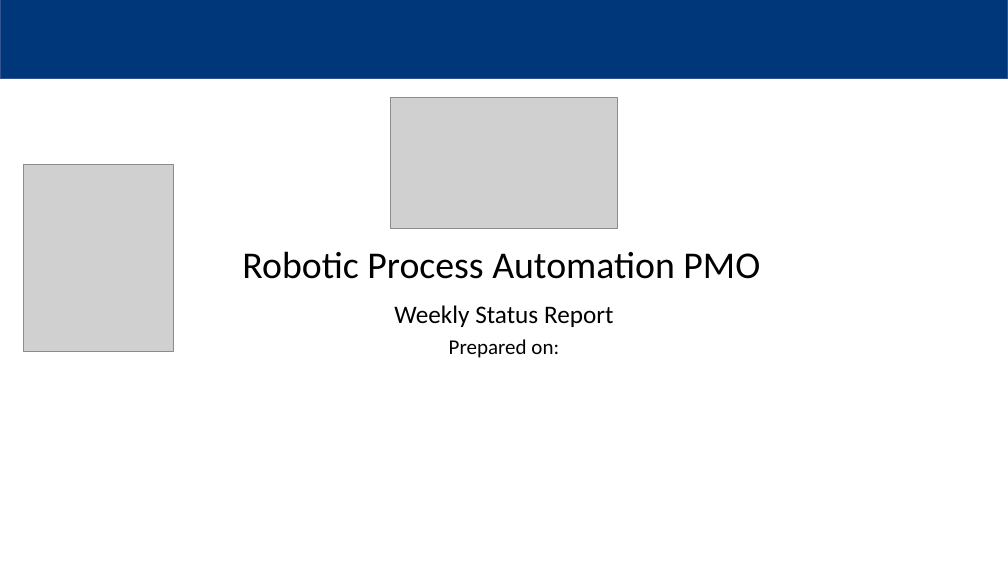
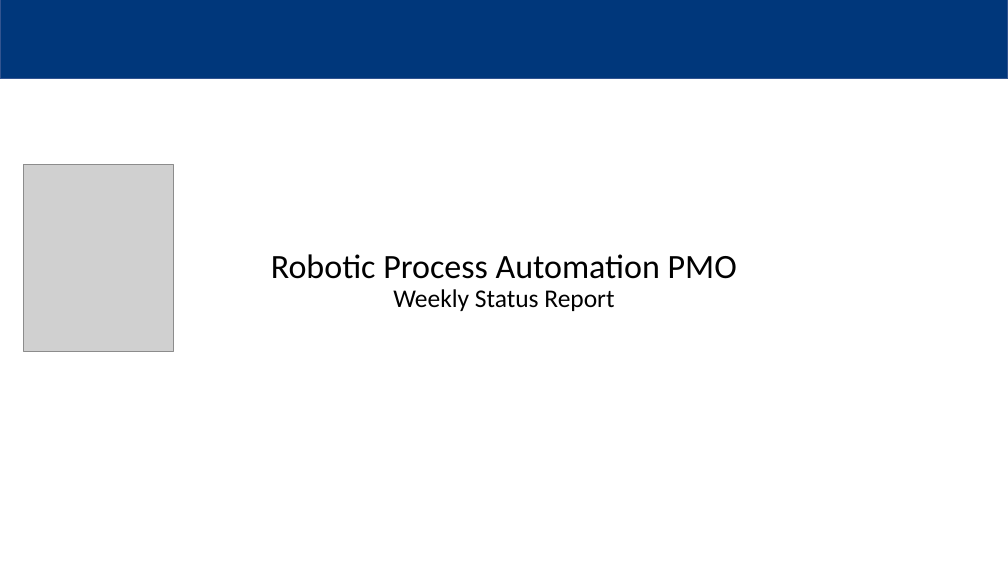
Before and after one commit to MindPetalSoftwareSolutions/VerticalApps_PMO-Bot, a slide deck: slide 1 of Data/Input/Robotic Process Automation PMO.pptx. Drawn at 1008x567 pixels with LibreOffice and Linux fonts; fonts in the diff are those of the drawing; grey boxes stand for pictures; background and template pictures are left out. Boxes give left, top, right and bottom in pixels: in the first picture for what was removed or moved away, otherwise in the second. Text is boxed around its words. In the diff, an @@ line names an element or a change of style, - is before the commit and + after.

```diff
--- a/Data/Input/Robotic Process Automation PMO.pptx
+++ b/Data/Input/Robotic Process Automation PMO.pptx
@@ picture removed at (391,98,618,228) @@
@@ title at (271,254,737,311): text changed; size 36 to 32.4 pt @@
-Robotic Process Automation PMO
+Robotic Process Automation PMO
+Weekly Status Report
@@ subtitle removed at (394,305,614,327) @@
-Weekly Status Report
@@ text removed at (449,339,559,358) @@
-Prepared on:
```
Also in this commit, not shown: 2 other slides changed, 31 other files.
